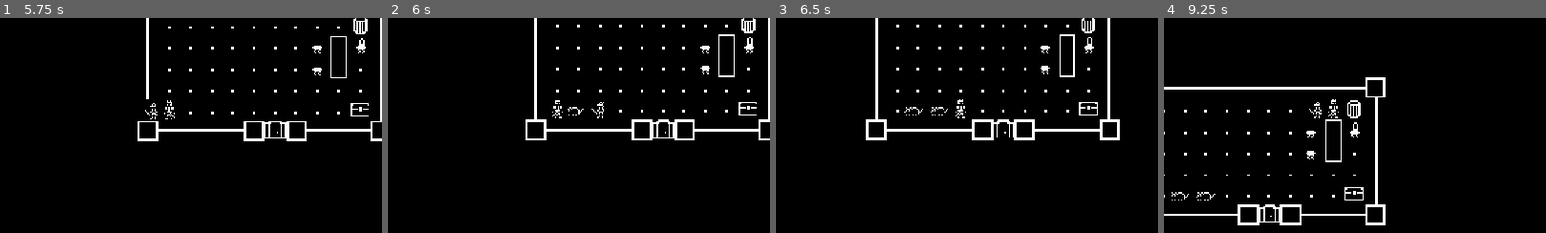
Above: before the commit, frames 1-4 (left to right).
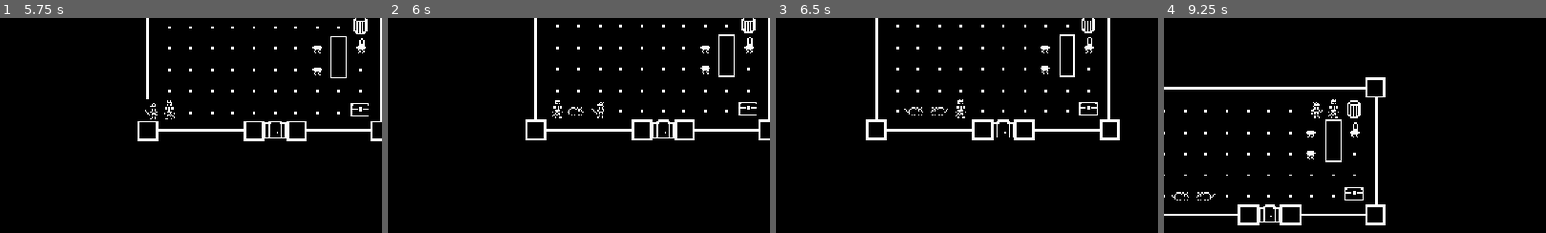
Above: after the commit, the same moments.

Repository: JohnScuzzman/Gnoll-Pointer-Godot-Game
Game: Godot game, scene res://level/main_menu.tscn
Same seed, same stepped clock (60 frames per second), same inputs: the game is played once before the commit and once after it.
Inputs (mouse positions are % of the whole screen's width and height, from its top left):
- Up to frame 1 (5.75 s): click (50, 50) at 0.52 s; type "Alex" at 0.6 s; click "Start Game" at 1.25 s; hold F (interact) 2.03-2.78 s; hold W (up) 2.03-3.53 s; tap ` (rest) at 2.85 s; tap Enter at 3.5 s; hold M (spawn) 3.53-4.28 s; hold A (left) 3.53-5.03 s; tap F (interact) at 4.35 s; tap Space at 5 s; hold S (down) from 5.03 s (still down); hold ` (rest) from 5.03 s (still down)
- Up to frame 2 (6 s): release S (down) at 5.78 s; release ` (rest) at 5.78 s; hold D (right) from 5.78 s (still down); tap M (spawn) at 5.85 s
- Up to frame 3 (6.5 s): keep holding D (right)
- Up to frame 4 (9.25 s): release D (right) at 6.53 s; hold W (up) 6.53-7.28 s; hold F (interact) 6.53-7.28 s; hold D (right) from 7.28 s (still down); tap ` (rest) at 7.35 s; hold M (spawn) 8.03-8.78 s; tap F (interact) at 8.85 s
The pictures show only the part of the screen within x 29-79%, y 31-81%; the shares and areas given below are measured in that part.

Frame 1 is identical in both runs. In frame 2, less than 0.1% of the frame differs, in the area x 47-52%, y 41-46%; in frame 3, less than 0.1%; in frame 4, 0.2%, in the area x 2-42%, y 39-85%.

Commit message:
Flip enemy sprite on west/east movement

Diff:
--- a/entity/enemy.gd
+++ b/entity/enemy.gd
@@ -35,8 +35,10 @@
 	if abs(direction.x) > abs(direction.y):
 		if direction.x > 0:
 			global_position = get_rounded_vector2(global_position.x + tile_size, global_position.y)
+			sprite.flip_h = true
 		else:
 			global_position = get_rounded_vector2(global_position.x - tile_size, global_position.y)
+			sprite.flip_h = false
 	else:
 		if direction.y > 0:
 			global_position = get_rounded_vector2(global_position.x, global_position.y + tile_size)
